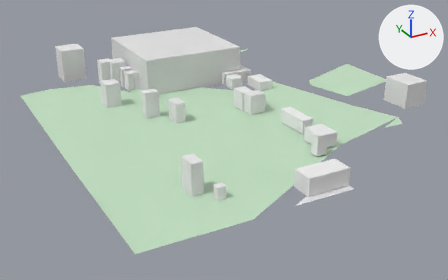
An edit to the glTF model white-model-six-districts/chunks/131_95_mid.glb, drawn before and after from the same camera.
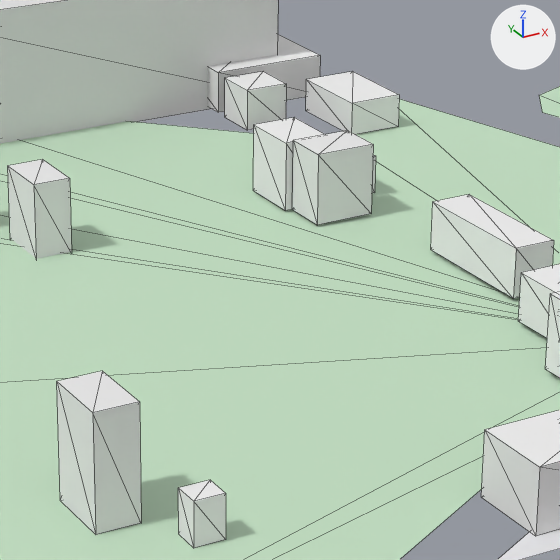
Each version is shown whole from a camera (50 mm lens) standing at (5355.0, 2582.0, 291.0) and looking at (5719.0, 3244.0, -39.0), then close up on the part from 37% to 70% of the width and 20% to 73% of the height. The lights are fixed; the arrows at upper right show +X, +Y and +Z. The older version's two pictures come first. The close-ups show mesh edges as thin lines. Vertices at exactly the same position are counted once.
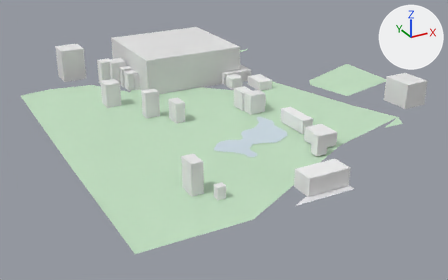
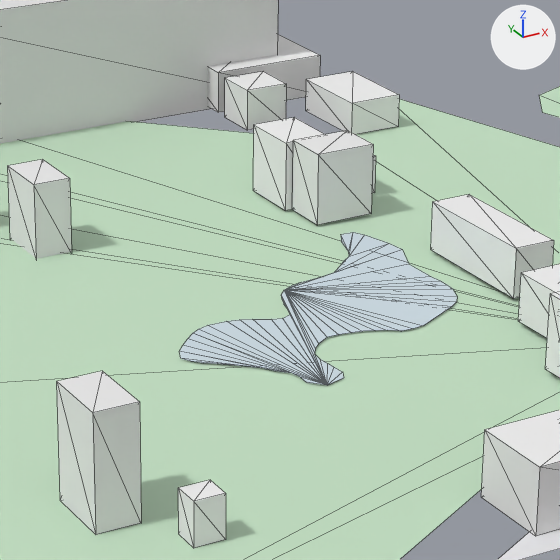
Diff of the bpy script that builds the scene:
```diff
--- a/white-model-six-districts/chunks/131_95_mid.glb.py
+++ b/white-model-six-districts/chunks/131_95_mid.glb.py
@@ me_mesh_0 @@
 # used by ob_mesh_0; location = (0.0, 0.0, 0.0)
-me_mesh_0.from_pydata(...)  # 235 vertices, 274 faces; spans x 5500.0..6000.0, y 3000.0..3514.0, z -5.0..49.0
+me_mesh_0.from_pydata(...)  # 304 vertices, 341 faces; spans x 5500.0..6000.0, y 3000.0..3514.0, z -5.0..49.0
+# me_mesh_0 part 1: a new loose piece of 69 vertices spanning x 5655.0..5761.0, y 3113.0..3215.0, z -3.0, in mat_material_0
 me_mesh_0.materials.append(mat_material_0)
```

Location of each change, [x1, y1, x2, y2] in pixels of the close-ups (560 x 560 px):
part 1 of me_mesh_0, added
    after: [179, 232, 457, 385]
